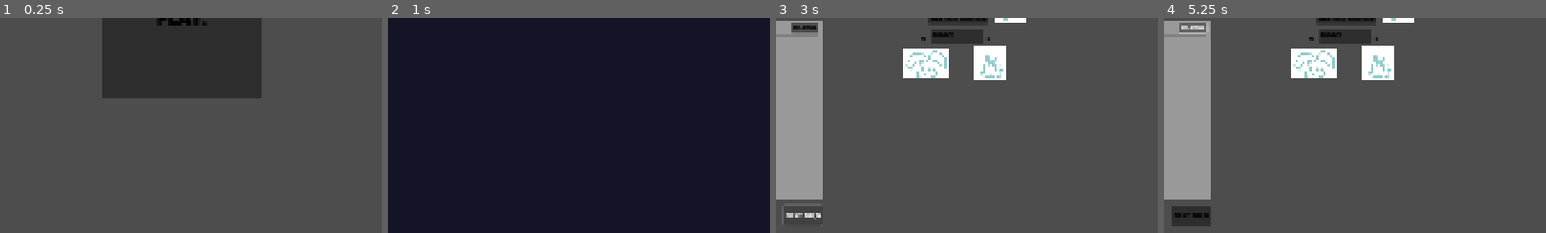
Above: before the commit, frames 1-4 (left to right).
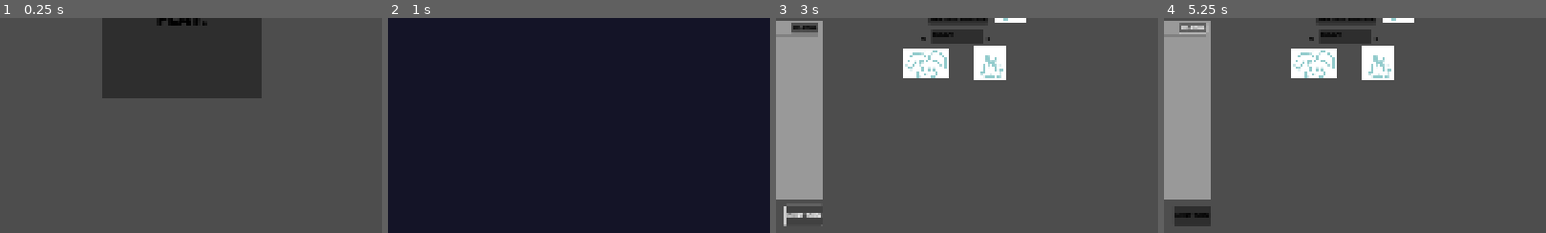
Above: after the commit, the same moments.

Repository: elliotfontaine/gmtk-2025-submission
Game: Godot game, scene res://main.tscn
Same seed, same stepped clock (60 frames per second), same inputs: the game is played once before the commit and once after it. The engine's default icon, where the game draws it, is replaced by a stand-in: a white triangle on a blue panel in a dark square.
Inputs:
- Up to frame 1 (0.25 s): no input
- Up to frame 2 (1 s): click "play." at 0.5 s
- Up to frame 3 (3 s): click "add new creature" at 1.25 s; click "add new creature" at 2 s; click "Next Tur,n" (after the commit: "Next Turn") at 2.75 s
- Up to frame 4 (5.25 s): click "Next Tur,n" (after the commit: "Next Turn") at 3.5 s; click "run" at 4.25 s; click "RE-ROLL" at 5 s
The pictures show only the part of the screen within x 26-76%, y 50-100%; the shares and areas given below are measured in that part.

Frames 1-2 are identical in both runs. In frame 3, 0.2% of the frame differs, in the area x 2-11%, y 87-97%; in frame 4, 0.1%.

Commit message:
fix: typo

Diff:
--- a/world.tscn
+++ b/world.tscn
@@ -36,7 +36,6 @@
 text = "bunny"
 placeholder_text = "bunny"
 metadata/_edit_use_anchors_ = true
-
 
 [node name="ButtonRun" type="Button" parent="."]
 offset_left = -688.0
@@ -109,8 +108,7 @@
 
 [node name="NextTurnButton" type="Button" parent="UI/LeftSideUi/HBoxContainer/VBoxContainer"]
 layout_mode = 2
-text = "Next Tur,n"
-
+text = "Next Turn"
 
 [connection signal="pressed" from="ButtonAdd" to="." method="_on_button_add_pressed"]
 [connection signal="pressed" from="ButtonRun" to="." method="_on_button_run_pressed"]
